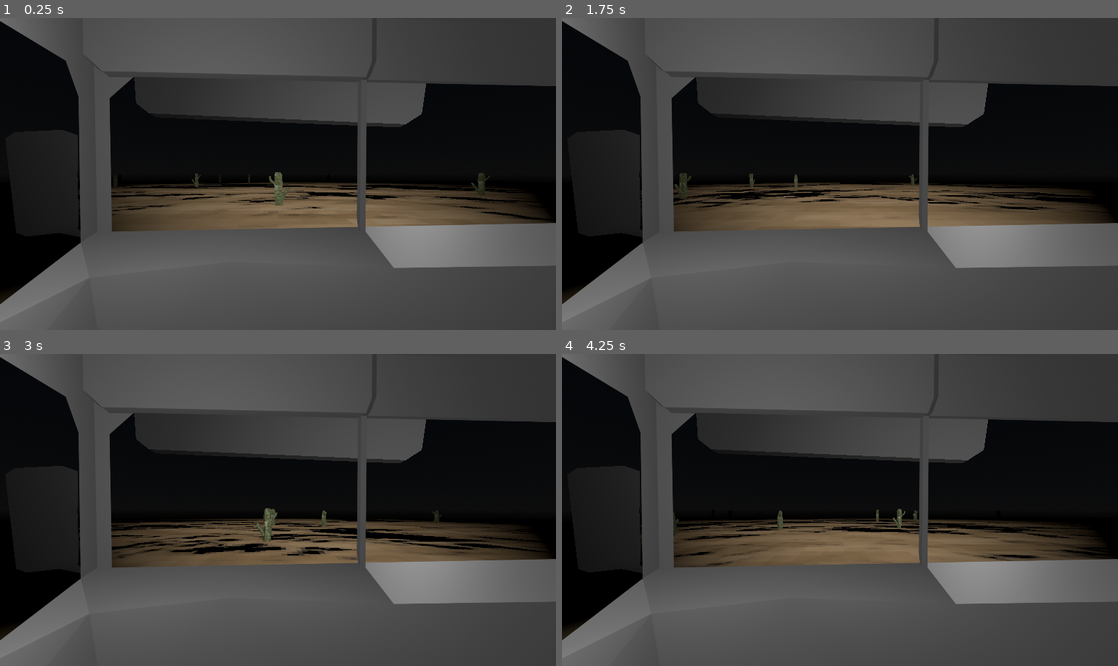
Above: before the commit, frames 1-4 (two rows, left to right).
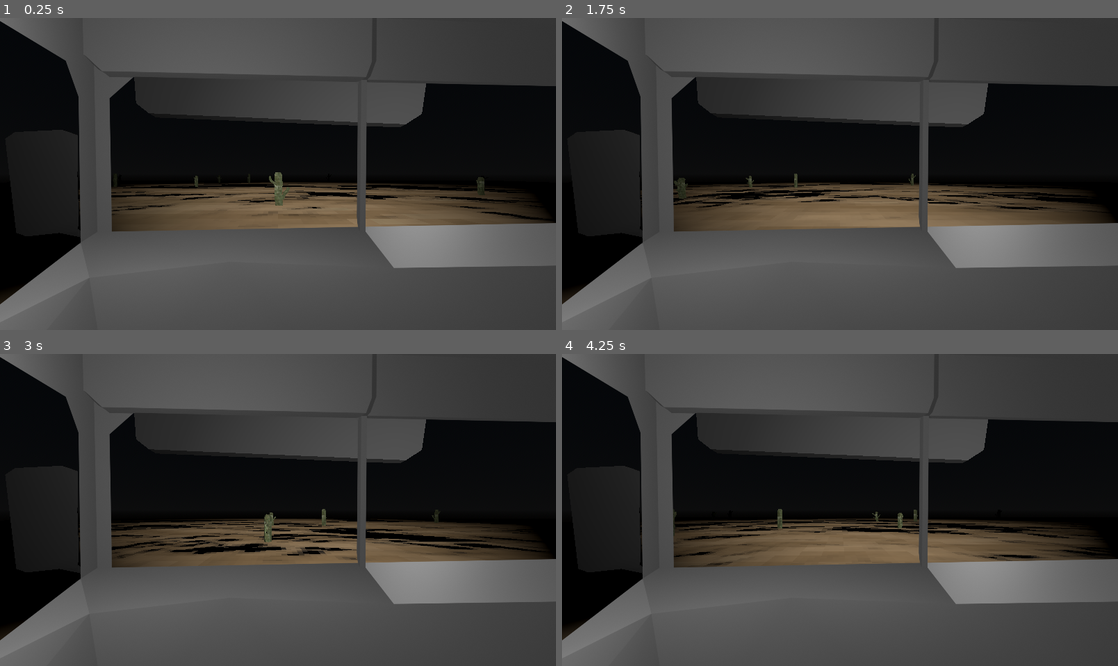
Above: after the commit, the same moments.

Repository: scarvey01/INSANITY-GAME
Game: Godot game, scene res://node_3d.tscn
Two runs of this game, one before a commit and one after it. Both use one fixed random seed, a clock stepped at 60 frames per second and the inputs below.
Inputs:
- Up to frame 1 (0.25 s): no input
- Up to frame 2 (1.75 s): tap Enter at 0.5 s; hold W (drive_forward) from 0.53 s (still down)
- Up to frame 3 (3 s): release W (drive_forward) at 2.03 s; hold A (drive_left) from 2.03 s (still down)
- Up to frame 4 (4.25 s): release A (drive_left) at 3.53 s; hold S (drive_backward) from 3.53 s (still down)

The runs differ from the first frame. In frame 1, less than 0.1% of the frame differs, in the area x 34-88%, y 49-56%; in frame 2, 0.1%; in frame 3, 0.1%, in the area x 46-80%, y 49-61%; in frame 4, less than 0.1%.

Commit message:
Added a 3rd cactus
- Added a 3rd cactus model
- Added the 3rd cactus into map generation
- Changed renderer to gl_compatibility so my shit laptop can run the game

Diff:
--- /dev/null
+++ b/cactus3.tscn
@@ -0,0 +1,18 @@
+[gd_scene load_steps=4 format=3 uid="uid://bafi5sg8dxcyu"]
+
+[ext_resource type="PackedScene" uid="uid://c30qnj7u2727u" path="res://Cactus3.fbx" id="1_q6b03"]
+[ext_resource type="Texture2D" uid="uid://dmwkfd6uhump3" path="res://cactus_texture.jpg" id="2_mnrbb"]
+
+[sub_resource type="StandardMaterial3D" id="StandardMaterial3D_al367"]
+albedo_texture = ExtResource("2_mnrbb")
+subsurf_scatter_enabled = true
+uv1_triplanar = true
+uv1_world_triplanar = true
+uv2_world_triplanar = true
+texture_filter = 2
+
+[node name="Cactus3" instance=ExtResource("1_q6b03")]
+
+[node name="Cylinder" parent="." index="0"]
+transform = Transform3D(20, 0, 0, 0, -8.74228e-07, 20, 0, -20, -8.74228e-07, 0, 0, 0)
+surface_material_override/0 = SubResource("StandardMaterial3D_al367")
--- a/map.gd
+++ b/map.gd
@@ -2,14 +2,15 @@
 
 var cactus_1 = preload("res://cactus1.tscn")
 var cactus_2 = preload("res://cactus2.tscn")
+var cactus_3 = preload("res://cactus3.tscn")
 
-var cacti = [cactus_1, cactus_2]
+var cacti = [cactus_1, cactus_2, cactus_3]
 
 func spawnCacti() -> void:
 	for x in range(-45, 45, 5):
 		for y in range(-45, 45, 5):
 			if randi_range(1, 10) == 1:
-				var cactusInstance = cacti[randi_range(0, 1)].instantiate()
+				var cactusInstance = cacti[randi_range(0, len(cacti) - 1)].instantiate()
 				cactusInstance.position = Vector3(x, 0, y)
 				cactusInstance.rotation_degrees = Vector3(0, randf_range(0, 360), 0)
 				add_child(cactusInstance)
--- a/project.godot
+++ b/project.godot
@@ -49,3 +49,8 @@
 "events": [Object(InputEventKey,"resource_local_to_scene":false,"resource_name":"","device":-1,"window_id":0,"alt_press …(192 unchanged characters)…
 ]
 }
+
+[rendering]
+
+renderer/rendering_method="gl_compatibility"
+renderer/rendering_method.mobile="gl_compatibility"
Binary file added: Cactus3.fbx
Not shown, added: Cactus3.fbx.import
